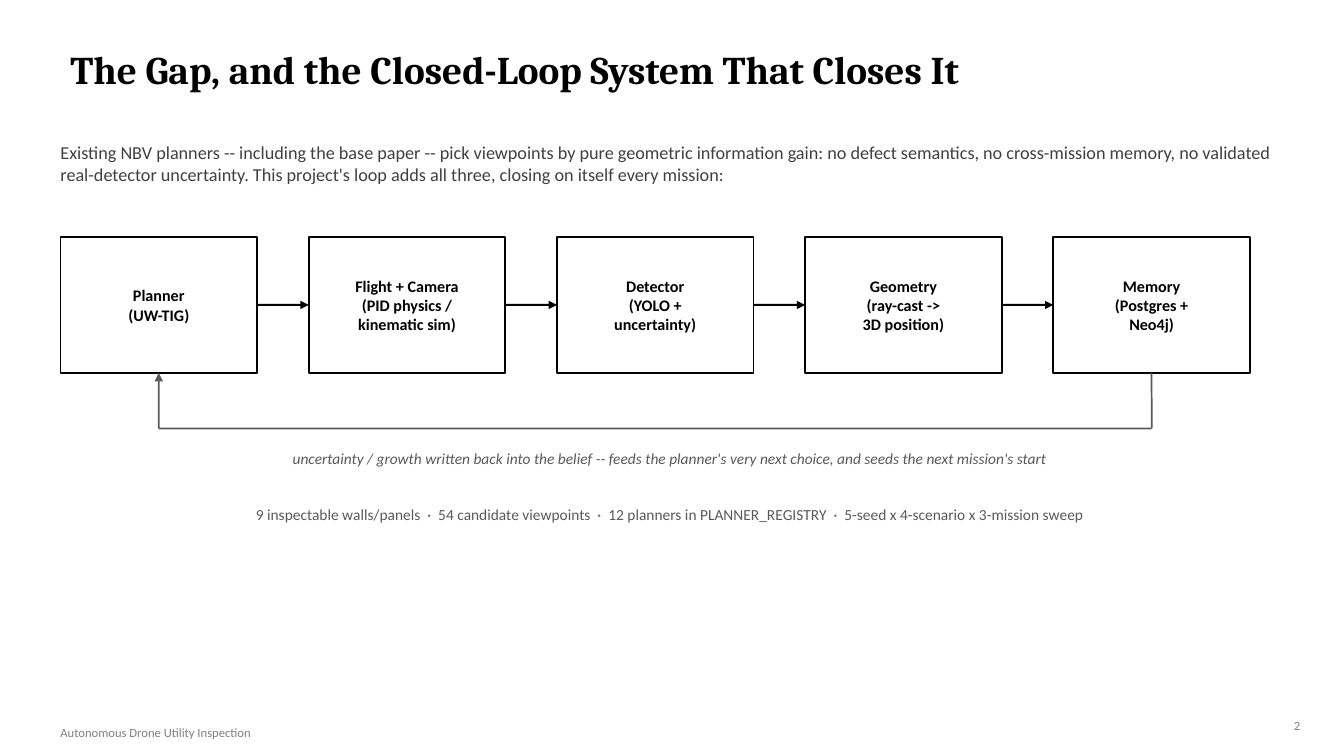
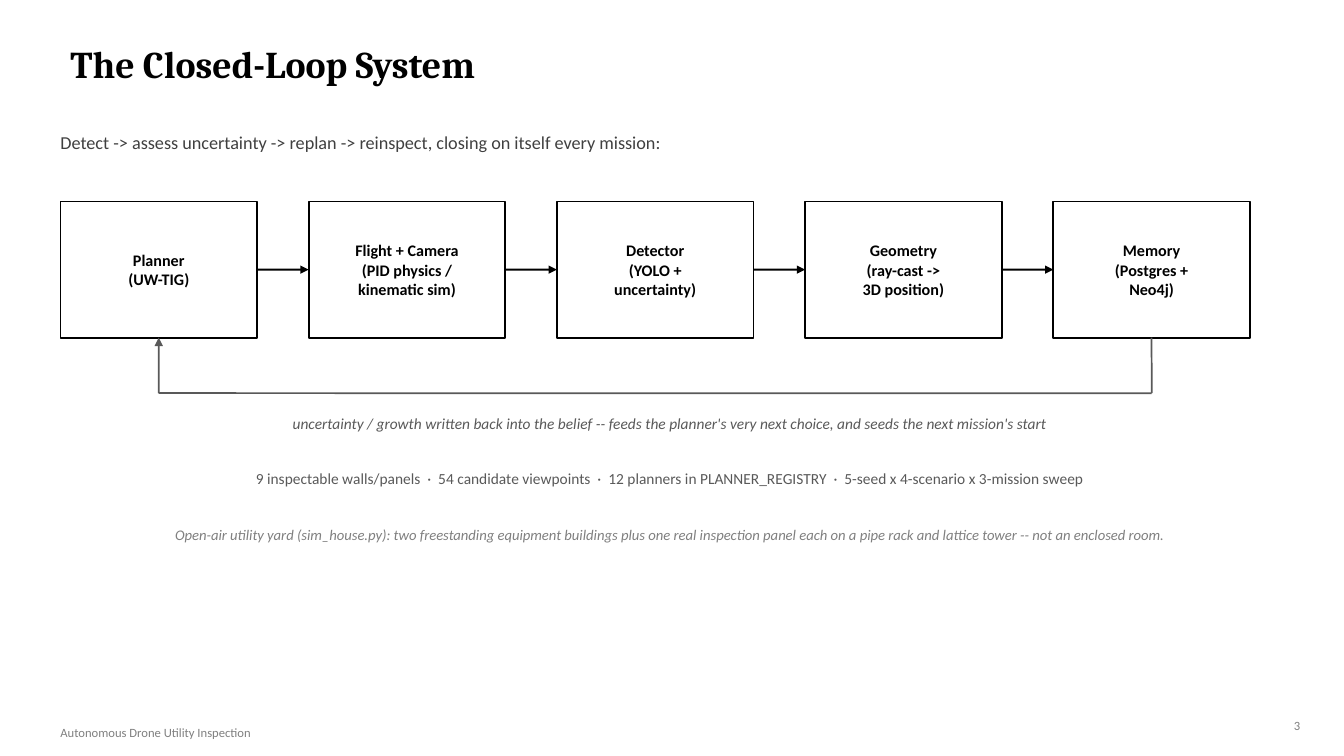
Before and after one commit to DrNeel11/project_work_1, a slide deck: slide 3 of drone-sim-today/Autonomous_Drone_Inspection_Progress.pptx (slide 2 before the commit). Drawn at 1344x756 pixels with LibreOffice and Linux fonts; fonts in the diff are those of the drawing. Boxes give left, top, right and bottom in pixels: in the first picture for what was removed or moved away, otherwise in the second. Text is boxed around its words. In the diff, an @@ line names an element or a change of style, - is before the commit and + after.

```diff
--- a/drone-sim-today/Autonomous_Drone_Inspection_Progress.pptx
+++ b/drone-sim-today/Autonomous_Drone_Inspection_Progress.pptx
@@ title at bbox=[70, 51, 475, 86]: text changed; size 28 to 27 pt @@
-The Gap, and the Closed-Loop System That Closes It
+The Closed-Loop System
@@ text at bbox=[60, 136, 660, 152]: text changed @@
-Existing NBV planners -- including the base paper -- pick viewpoints by pure geometric information gain: no defect semantics, no cross-mission memory, no validated real-detector uncertainty. This project's loop adds all three, closing on itself every mission:
+Detect -> assess uncertainty -> replan -> reinspect, closing on itself every mission:
@@ 7 texts, 5 rectangles, 5 arrows, 2 lines: place and size @@
-7 texts, 5 rectangles, 5 arrows, 2 lines at bbox=[60, 237, 1250, 523]
+7 texts, 5 rectangles, 5 arrows, 2 lines at bbox=[60, 202, 1250, 487]
@@ text added at bbox=[175, 529, 1164, 543], 10.5 pt, text #808080, italic @@
+Open-air utility yard (sim_house.py): two freestanding equipment buildings plus one real inspection panel each on a pipe rack and lattice tower -- not an enclosed room.
```
Also in this commit, not shown: 7 other slides changed, 2 slides added, 1 other file.
